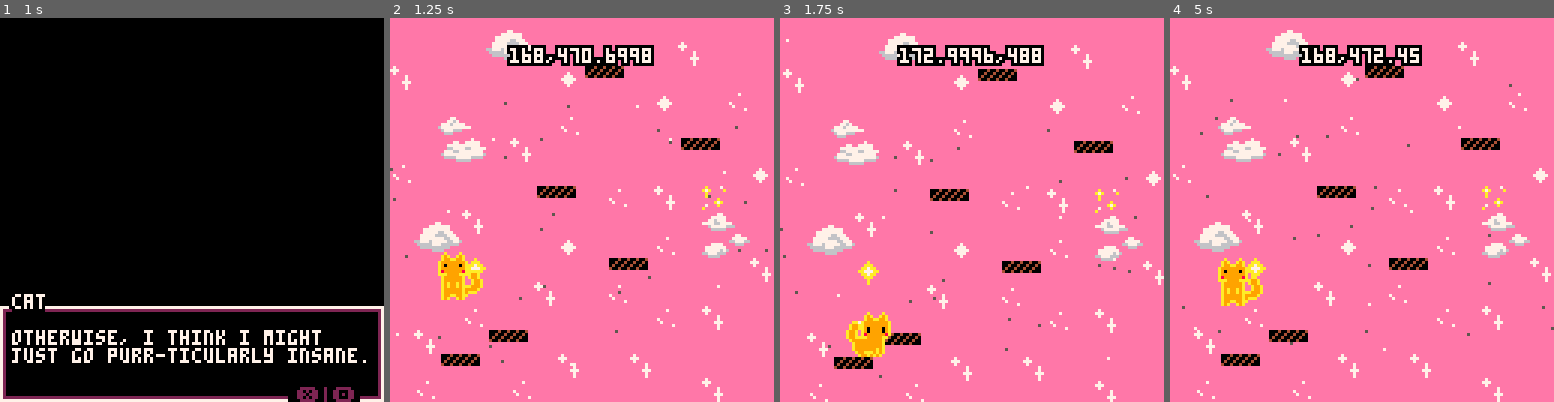
Above: before the commit, frames 1-4 (left to right).
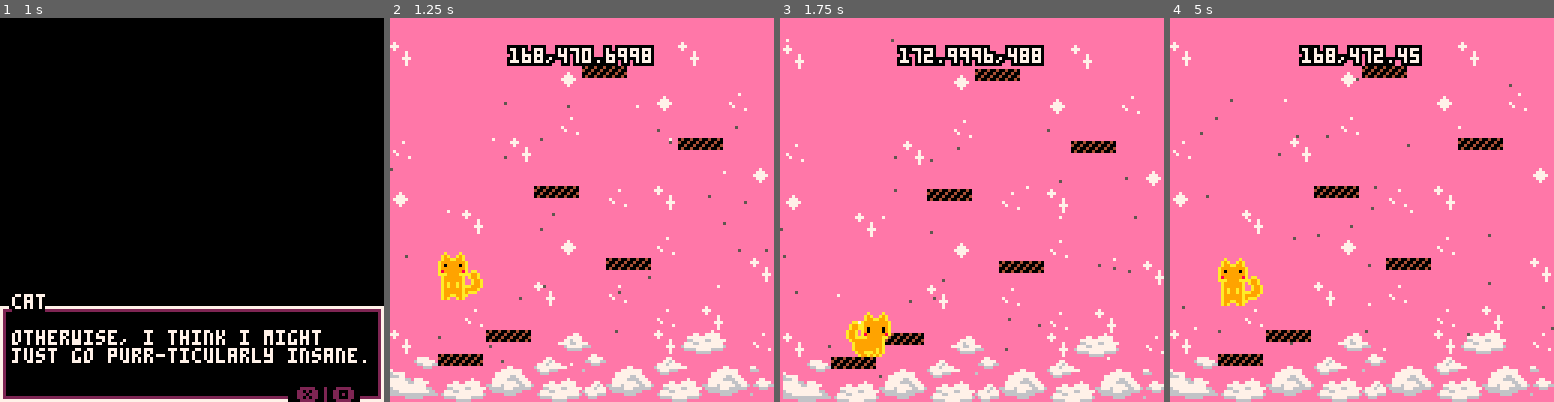
Above: after the commit, the same moments.

Repository: nicholasmueller76/Saturns-Rings
Game: PICO-8 cartridge saturns_rings.p8
Same seed, same stepped clock (60 frames per second), same inputs: the game is played once before the commit and once after it.
Inputs:
- Up to frame 1 (1 s): tap X (X key) at 0.33 s; tap O (Z key) at 0.7 s
- Up to frame 2 (1.25 s): tap X (X key) at 1.07 s
- Up to frame 3 (1.75 s): hold Right from 1.6 s (still down); tap O (Z key) at 1.7 s
- Up to frame 4 (5 s): tap X (X key) at 1.85, 2.97, 4.08 s; release Right at 2.1 s; tap O (Z key) every 0.4 s from 2.1 to 4.9 s; hold Up 2.15-2.42 s; hold Right 2.47-3.03 s; hold Left 3.08-3.58 s; hold Down 3.63-3.97 s; hold Right 4.02-4.68 s; hold Up from 4.73 s (still down)

Frame 1 is identical in both runs. In frame 2, 9.0% of the frame differs, in the area x 0-100%, y 3-100%; in frame 3, 8.8%; in frame 4, 9.1%.

Commit message:
Updated art and new levels

Diff:
--- a/saturns_rings.p8
+++ b/saturns_rings.p8
@@ -794,70 +794,70 @@
 0000000000000000000000000000000000000000000000000000000000000000000000000000000000000000000000000000000000000000000000000000000000002222000000000000000000000000002000000000000002020000000000000001000000000000000000000000000000000000000000000000000000000000
 0000000000000000000000000000000000000000000000000000000000000000000000000000000000000000000000000000000000000000000000000000000000000000000000000000000000000000000000000000000000000000000000000000000000000000000000000000000000000000000000000000000000000000
 __map__
-6105000000050000292a000000000005006105000000050000292a0000000000050061000000000000585900000000000000006100000000000000000000000000000000000000000000000000000000000000000000000000000000000000000000000000000000000000000000000000000000000000000000000000000000
-610002090a000005393a00020000030000610002090a000005393a0002000003000061000000000000000000000000000000006100000000000000000000000000000000000000000000000000000000000000000000000000000000000000000000000000000000000000000000000000000000000000000000000000000000
-610000191a000300000000000600000004610000191a00030000000000060000000461000000000000000000000000000000006100000000000000000000000000000000000000000000000000000000000000000000000000000000000000000000000000000000000000000000000000000000000000000000000000000000
-6106000000000006000042435100000500610600000000000600004243510000050061000000000000585900000000000000006100000000000000000000000000000000000000000000000000000000000000000000000000000000000000000000000000000000000000000000000000000000000000000000000000000000
-6100040000050000040000000000292a006100040000050000040000000000292a0061000000000000000000000000000000006100000000000000000000000000000000000000000000000000000000000000000000000000000000000000000000000000000000000000000000000000000000000000000000000000000000
-6100000000000b0c000500030000393a006100000000000b0c000500030000393a0061000000000000000000000000000000006100000000000000000000000000000000000000000000000000000000000000000000000000000000000000000000000000000000000000000000000000000000000000000000000000000000
-6100000300001b1c0000000002000000066100000300001b1c00585900020000000661000000000000000000000000000000006100000000000000000000000000000000000000000000000000000000000000000000000000000000000000000000000000000000000000000000000000000000000000000000000000000000
-6100050000000000000000000000050000610005000000000000000000000005000061000000000000585900000000000000006100000000000000000000000000000000000000000000000000000000000000000000000000000000000000000000000000000000000000000000000000000000000000000000000000000000
-6100000002000000000500060000000000610000000200000000050006000000000061000000000000000000000000000000006100000000000000000000000000000000000000000000000000000000000000000000000000000000000000000000000000000000000000000000000000000000000000000000000000000000
-6106000000004243510000000058590000610600000000424351000000005859000061000000000000000000000000000000006100000000000000000000000000000000000000000000000000000000000000000000000000000000000000000000000000000000000000000000000000000000000000000000000000000000
-6100000000000000000400000000000600610000000000000000040000000000060061000000000000000000000000000000006100000000000000000000000000000000000000000000000000000000000000000000000000000000000000000000000000000000000000000000000000000000000000000000000000000000
-6100292a000300000000020000000000006100292a0003000000000200000000000061000000000000585900000000000000006100000000000000000000000000000000000000000000000000000000000000000000000000000000000000000000000000000000000000000000000000000000000000000000000000000000
-6100393a000000090a00000003000000006100393a000000090a00000003000000006100000000000000000000000000000000610000000000000000000000008dbdbdbdbdbdbdbdbdbdbdbdbdbdbdfd000000000000000000000000000000000000000000000000000000000000000000000000000000000000000000000000
-61050000000000191a00000000000b0c0061050000000000191a00000000000b0c006100000000000000000000000000000000610000000000000000000000009d0000000000000000000000000000ed000000000000000000000000000000000000000000000000000000000000000000000000000000000000000000000000
-61000000000002000006000000001b1c0061000000000002585906000000001b1c006100000000000000000000000000000000610000000000000000000000009d0000000000000000000000000000ed000000000000000000000000000000000000000000000000000000000000000000000000000000000000000000000000
-61004243510000000000004243510000006100424351000000000000424351000000610000000000005859000000000000000061000000000000000000000000adcdcdcdcdcdcdcdcdcdcdcd717171dd000000000000000000000000000000000000000000000000000000000000000000000000000000000000000000000000
-6104000006000003000000000000000004610400000600000300000000000000000461000000000000000000000000000000006100000000000000000000000000000000000000000000000000000000000000000000000000000000000000000000000000000000000000000000000000000000000000000000000000000000
-6100000000000000000000000005000000610000000000000000000000000500000061000000000000000000000000000000006100000000000000000000000000000000000000000000000000000000000000000000000000000000000000000000000000000000000000000000000000000000000000000000000000000000
-6100000000005859000002000000000000610000000000585900000200000000000061000000000000000000000000000000006100000000000000000000000000000000000000000000000000000000000000000000000000000000000000000000000000000000000000000000000000000000000000000000000000000000
-6100000000000000050000000000000000610000000000000005000000000000000061000000000000585900000000000000006100000000000000000000000000000000000000000000000000000000000000000000000000000000000000000000000000000000000000000000000000000000000000000000000000000000
-6106000000020000000000000000000600610600000002000000000000000000060061000000000000000000000000000000006100000000000000000000000000000000000000000000000000000000000000000000000000000000000000000000000000000000000000000000000000000000000000000000000000000000
-6100090a000000000058590000030000006100090a0000000000585900000300000061000000000000000000000000000000006100000000000000000000000000000000000000000000000000000000000000000000000000000000000000000000000000000000000000000000000000000000000000000000000000000000
-6100191a000000020000000000000000006100191a0000000200000000000000000061000000000000000000000000000000006100000000000000000000000000000000000000000000000000000000000000000000000000000000000000000000000000000000000000000000000000000000000000000000000000000000
-6100000000000000000000000000090a006100000000000000000000000000090a0061000000000000585900000000000000006100000000000000000000000000000000000000000000000000000000000000000000000000000000000000000000000000000000000000000000000000000000000000000000000000000000
-6100040000585900000000040000191a006100040000585900000000040000191a0061000000000000000000000000000000006100000000000000000000000000000000000000000000000000000000000000000000000000000000000000000000000000000000000000000000000000000000000000000000000000000000
-6100000000000000000000000000000002610000000000000000000000000000000261000000000000000000000000000000006100000000000000000000000000000000000000000000000000000000000000000000000000000000000000000000000000000000000000000000000000000000000000000000000000000000
-61000000000000000b0c0006000000000061000000000000000b0c0006000000000061000000000000000000000000000000006100000000000000000000000000000000000000000000000000000000000000000000000000000000000000000000000000000000000000000000000000000000000000000000000000000000
-61005859000300001b1c0000004243510061005859000300001b1c0000004243510061000000000000585900000000000000006100000000000000000000000000000000000000000000000000000000000000000000000000000000000000000000000000000000000000000000000000000000000000000000000000000000
-6100000002000000000000000000000000610000000200000000000000000000000061000000000000000000000000000000006100000000000000000000000000000000000000000000000000000000000000000000000000000000000000000000000000000000000000000000000000000000000000000000000000000000
-6105000000000000000000000002000400610500000000000000000000000200040061000000000000000000000000000000006100000000000000000000000000000000000000000000000000000000000000000000000000000000000000000000000000000000000000000000000000000000000000000000000000000000
-6100090a000058590000000300000000006100090a0000585900000003000000000061000000000000000000000000000000006100000000000000000000000000000000000000000000000000000000000000000000000000000000000000000000000000000000000000000000000000000000000000000000000000000000
-6100191a000000000006000000000b0c006100191a000000000006000000000b0c0061000000000000585900000000000000006100000000000000000000000000000000000000000000000000000000000000000000000000000000000000000000000000000000000000000000000000000000000000000000000000000000
-…(35 lines of a section not shown)…
+610000050000000000000000000000000561050000000500000000000000000005006105000004000000000000000000000300610000000000000000000000000000000000000000000000000000000000000000000000000000000000000000000000000000000000000000000000001f1f1f051f1f1f1f1f1f1f1f1f031f1f
+61000000005859000005000000585900006100020000000005000000020000000000610000000000004243000006000000000061000000000000000000000000000000000000000000000000000000000000000000000000000000000000000000000000000000000000000000000000031f090a1f1f11121f1f061f1f1f1f1f
+6100000000000000000000000000292a0061000000000000000000000006000000046100060000000000000000000000000000610000000000000000000000000000000000000000000000000000000000000000000000000000000000000000000000000000000000000000000000001f05191a1f1f21221f1f1f1f1f1f1f05
+6158590000050000000000000000393a0061060000000000060000424351000005006100000000000000000000005859000000610000000000000000000000000000000000000000000000000000000000000000000000000000000000000000000000000000000000000000000000001f1f1f1f061f1f1f051f1f1f1f6c6d1f
+610000000000000000585900050000000061000000000500000000000000000000006100000000000005000000000000000000610000000000000000000000000000000000000000000000000000000000000000000000000000000000000000000000000000000000000000000000001f1f1f1f1f041f1f1f1f1f1f1f7c7d1f
+6102000b0c00000000000000000000000261020000000000000005000000000000026102000000060000000000000000000002610000000000000000000000000000000000000000000000000000000000000000000000000000000000000000000000000000000000000000000000001f0332313e7e362f320236332f07321f
+6100001b1c00000000050000000000000061000000000000000058590002000000066100000000000000005253000400000000610000000000000000000000000000000000000000000000000000000000000000000000000000000000000000000000000000000000000000000000001f1f1f1f1f1f1f1f1f1f1f1f1f041f1f
+610000000058590000000000000000000061000500000000000000000000000500006100000000000000000000000000000600610000000000000000000000000000000000000000000000000000000000000000000000000000000000000000000000000000000000000000000000001f1f11121f1f1f051f1f1f1f1f1f061f
+610000000000000000000000000000050061000000020000000005000600000000006100000300000000000000000000000000610000000000000000000000000000000000000000000000000000000000000000000000000000000000000000000000000000000000000000000000001f1f21221f1f1f1f1f031f090a1f1f1f
+610000000500000000000058590000000061060000000042435100000000585900006100000000000000000000000000000000610000000000000000000000000000000000000000000000000000000000000000000000000000000000000000000000000000000000000000000000001f1f1f1f02082d312e1f1f191a1f1f1f
+61000000000000000000000000000000006100000000000000000000000000000600610000000000424300000000000500000061000000000000000000000000000000000000000000000000000000000000000000000000000000000000000000000000000000000000000000000000061f1f1f1f1f1f1f1f1f1f1f1f1f051f
+61000000000000000000292a000000000061000000000000000000020000000000006100000006000000000400000000000000610000000000000000000000000000000000000000000000000000000000000000000000000000000000000000000000000000000000000000000000001f031f1f1f0f363738333e321f1f1f03
+61020000000000000000393a000000000261020000000000000000000000000000026102000000000000000000000000060002610000000000000000000000008dbdbdbdbdbdbdbdbdbdbdbdbdbdbdfd00000000000000000000000000000000000000000000000000000000000000001f1f1f1f1f1f1f1f1f041f1f1f061f1f
+610000000000000058590000050000000061050000000000000000000000000000006100000000000000000052530000000000610000000000000000000000009d0000000000000000000000000000ed00000000000000000000000000000000000000000000000000000000000000001f1f1f1f1f7f7e333e1f1f11121f1f1f
+610000000000000000000000000058590061000000000002585906000000000000006100000500000000000000000000000000610000000000000000000000009d0000000000000000000000000000ed00000000000000000000000000000000000000000000000000000000000000000d090a061f1f051f1f1f1f21221f1f05
+6100000000000500000000000000000b0c6100424351000000000000424351000000610000000000000000000000030000000061000000000000000000000000adcdcdcdcdcdcdcdcdcdcdcd717171dd00000000000000000000000000000000000000000000000000000000000000001d191a1f1f1f1f031f051f1f1f1f1f1f
+6100585900090a00000000000000001b1c610000000600000000000000000000000061000000005253000000000000000000006100000000000000000000000000000000000000000000000000000000000000000000000000000000000000000000000000000000000000000000000000000000000000000000000000000000
+6100000000191a00000000000000000000610000000000000000000000000500000061000600000000000000000000000005006100000000000000000000000000000000000000000000000000000000000000000000000000000000000000000000000000000000000000000000000000000000000000000000000000000000
+6100000000000000000058590000000000610000000000585900000200000000000061000000000004000000000000000000006100000000000000000000000000000000000000000000000000000000000000000000000000000000000000000000000000000000000000000000000000000000000000000000000000000000
+6100000000000000000000000000585900610000000000000005000000000000000261020000000000000000585900000000026100000000000000000000000000000000000000000000000000000000000000000000000000000000000000000000000000000000000000000000000000000000000000000000000000000000
+6102000000000000000000000500000000610600000002000000000000000000060061000058590000000600000000000000006100000000000000000000000000000000000000000000000000000000000000000000000000000000000000000000000000000000000000000000000000000000000000000000000000000000
+610000000058590000090a000000000002610200000000000000585900000000000061000000000000000000000000000000006100000000000000000000000000000000000000000000000000000000000000000000000000000000000000000000000000000000000000000000000000000000000000000000000000000000
+610000050000000000191a000000000000610000000000000200000000000000000061000000000000000000050000000000006100000000000000000000000000000000000000000000000000000000000000000000000000000000000000000000000000000000000000000000000000000000000000000000000000000000
+6100000000000000000000005859000000610000000000000000000000000000000061000500000000000000000400004243006100000000000000000000000000000000000000000000000000000000000000000000000000000000000000000000000000000000000000000000000000000000000000000000000000000000
+6100000000000000000000000000090a00610200000058590000000000000000000061000000000052530000000000000000006100000000000000000000000000000000000000000000000000000000000000000000000000000000000000000000000000000000000000000000000000000000000000000000000000000000
+6158590000000000000000050000191a00610000000000000000000000000000000261000000000000000000000000000000006100000000000000000000000000000000000000000000000000000000000000000000000000000000000000000000000000000000000000000000000000000000000000000000000000000000
+6100000000000b0c000000000000000000610000000000000000000006000000000061020000000400000000000000000300026100000000000000000000000000000000000000000000000000000000000000000000000000000000000000000000000000000000000000000000000000000000000000000000000000000000
+6105005859001b1c000000000000000000610058590000000000000000004243510061005859000000000058590000000000006100000000000000000000000000000000000000000000000000000000000000000000000000000000000000000000000000000000000000000000000000000000000000000000000000000000
+6100000000000000585900000000000500610000000200000000000000000000000061000000000000060000000000000000006100000000000000000000000000000000000000000000000000000000000000000000000000000000000000000000000000000000000000000000000000000000000000000000000000000000
+6100000000050000000000000000000000610500000000000000000000000200000061000000000000000000000000000500006100000000000000000000000000000000000000000000000000000000000000000000000000000000000000000000000000000000000000000000000000000000000000000000000000000000
+610000090a000000000000000000585900610000000000585900000000000000000061000600525300000000000000000000006100000000000000000000000000000000000000000000000000000000000000000000000000000000000000000000000000000000000000000000000000000000000000000000000000000000
+610000191a000000000000050000000000610000000000000000060000000000000061000000000000000400000000000000006100000000000000000000000000000000000000000000000000000000000000000000000000000000000000000000000000000000000000000000000000000000000000000000000000000000
+…(35 lines of a section not shown)…
Not shown, changed: 76 lines of the sprite sheet (__gfx__) section of saturns_rings.p8
